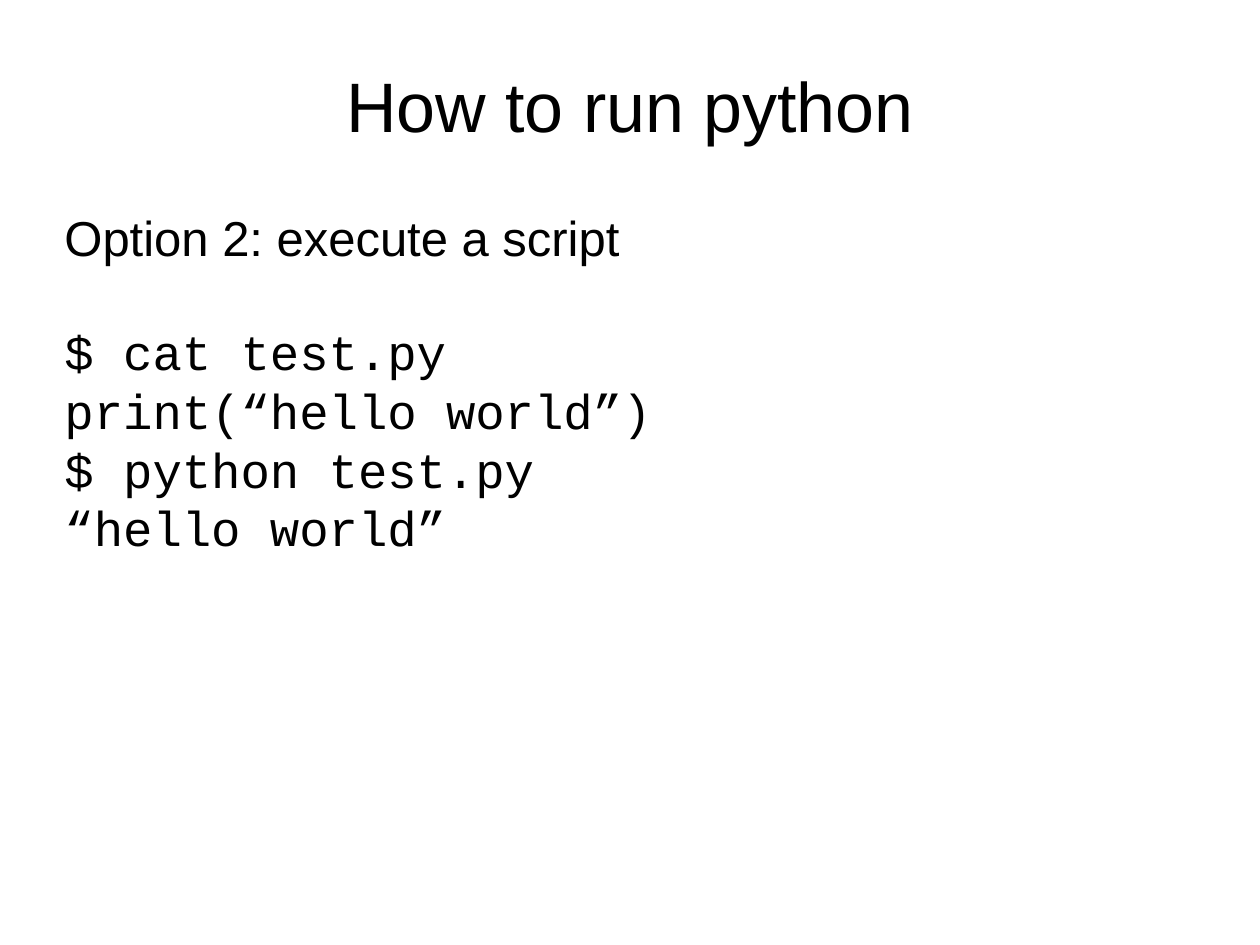
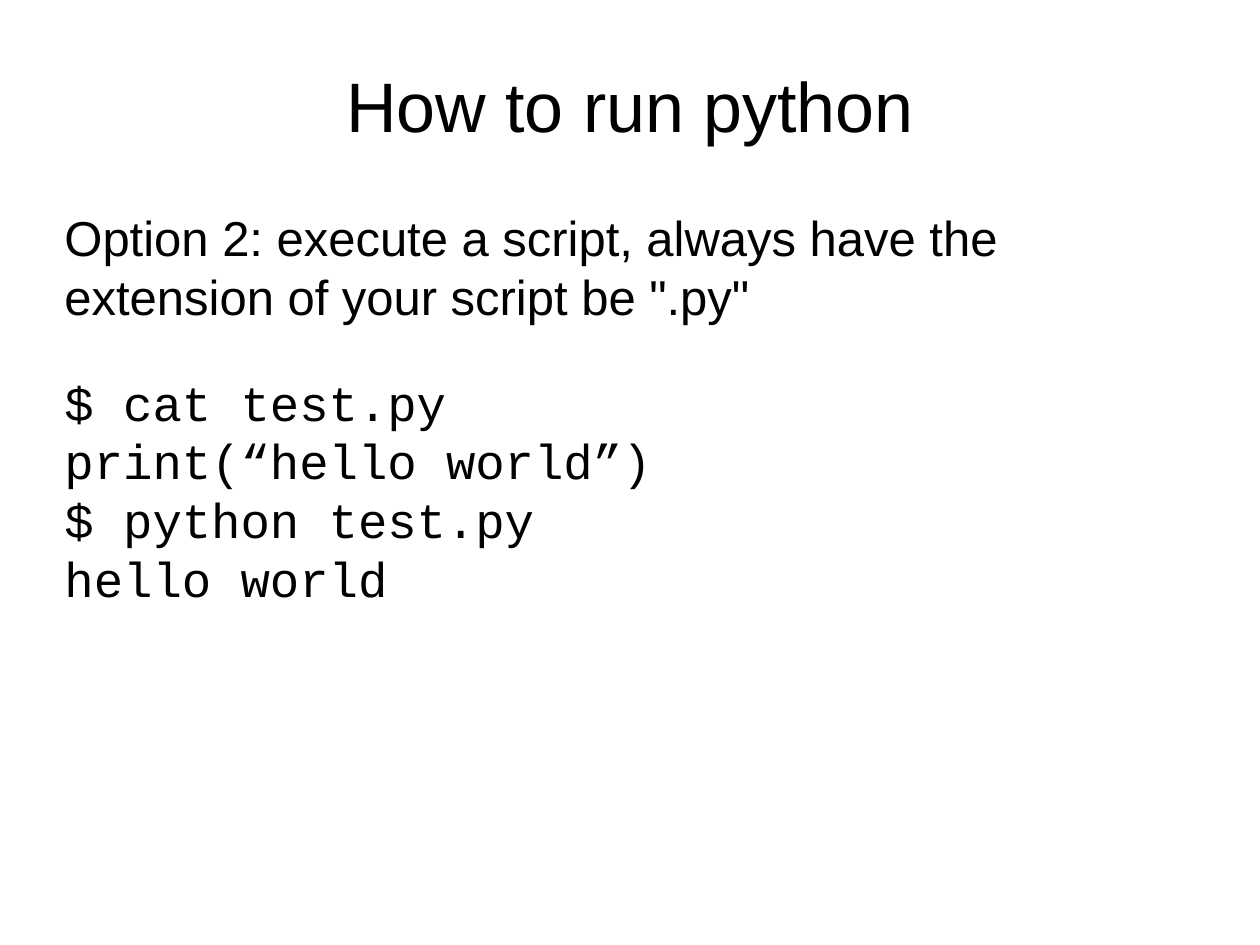
Before and after one commit to jyesselm/Chem991E, a slide deck: slide 3 of 01_introduction_to_python/slides.pptx. Drawn at 1260x945 pixels with LibreOffice and Linux fonts; fonts in the diff are those of the drawing. Boxes give left, top, right and bottom in pixels: in the first picture for what was removed or moved away, otherwise in the second. Text is boxed around its words. In the diff, an @@ line names an element or a change of style, - is before the commit and + after.

```diff
--- a/01_introduction_to_python/slides.pptx
+++ b/01_introduction_to_python/slides.pptx
@@ text at [64,220,997,325]: text changed @@
-Option 2: execute a script
+Option 2: execute a script, always have the extension of your script be ".py"
@@ text "$ cat test.py print(“hello world”)": place and size @@
-text "$ cat test.py print(“hello world”)" at [64,337,652,547]
+text "$ cat test.py print(“hello world”)" at [64,388,652,598]
@@ text at [64,562,388,598]: text changed @@
-“hello world”
+hello world
```
Also in this commit, not shown: 2 slides added, 1 other file.
